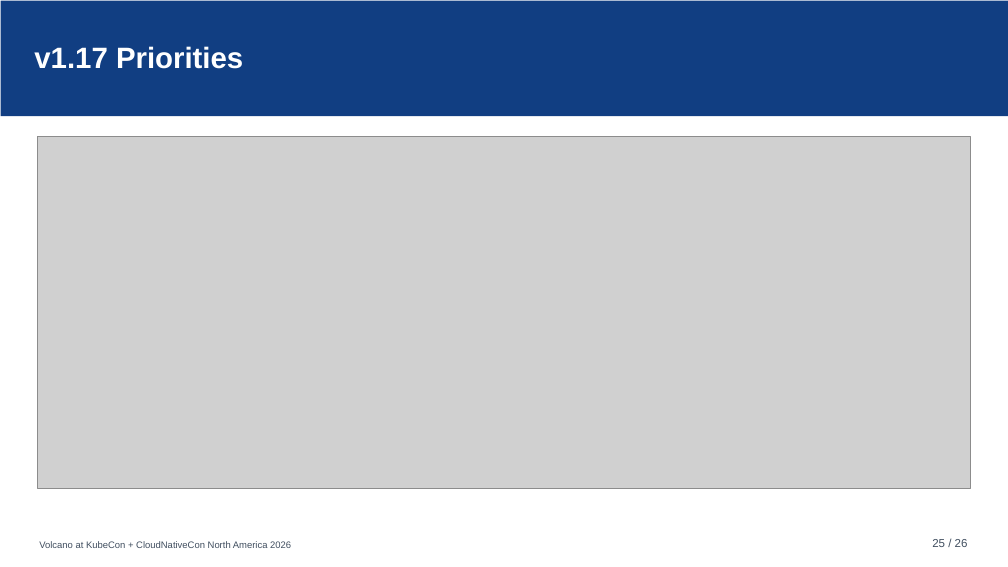
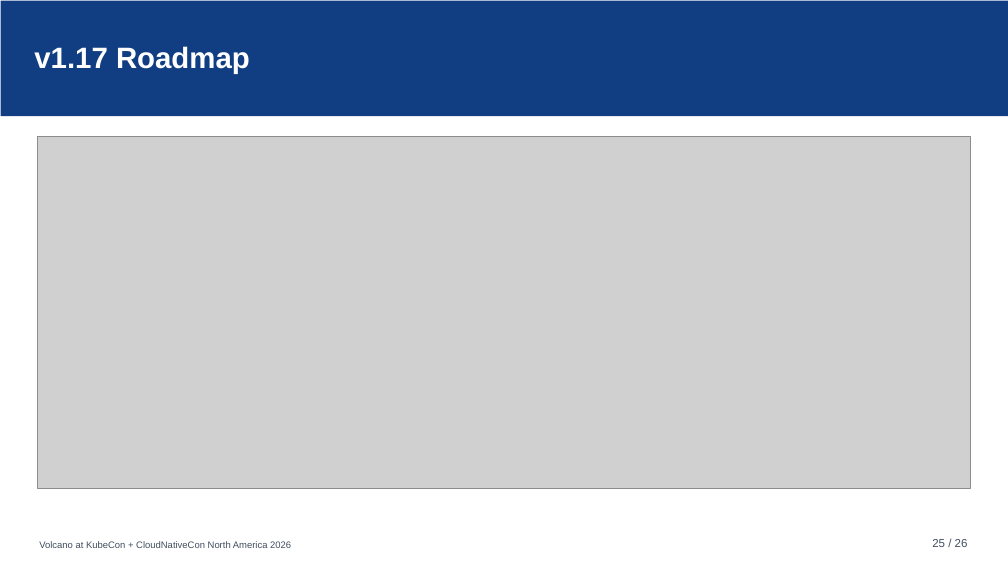
Before and after one commit to JesseStutler/volcano, a slide deck: slide 25 of docs/ppt/Volcano_KubeCon_NA_2026.pptx. Drawn at 1008x567 pixels with LibreOffice and Linux fonts; fonts in the diff are those of the drawing; grey boxes stand for pictures; background and template pictures are left out. Boxes give left, top, right and bottom in pixels: in the first picture for what was removed or moved away, otherwise in the second. Text is boxed around its words. In the diff, an @@ line names an element or a change of style, - is before the commit and + after.

Commit message:
Clarify gang preemption, RBG integration and benchmark roadmap

```diff
--- a/docs/ppt/Volcano_KubeCon_NA_2026.pptx
+++ b/docs/ppt/Volcano_KubeCon_NA_2026.pptx
@@ text at (34,46,250,74): text changed @@
-v1.17 Priorities
+v1.17 Roadmap
```
Also in this commit, not shown: 33 other files.
